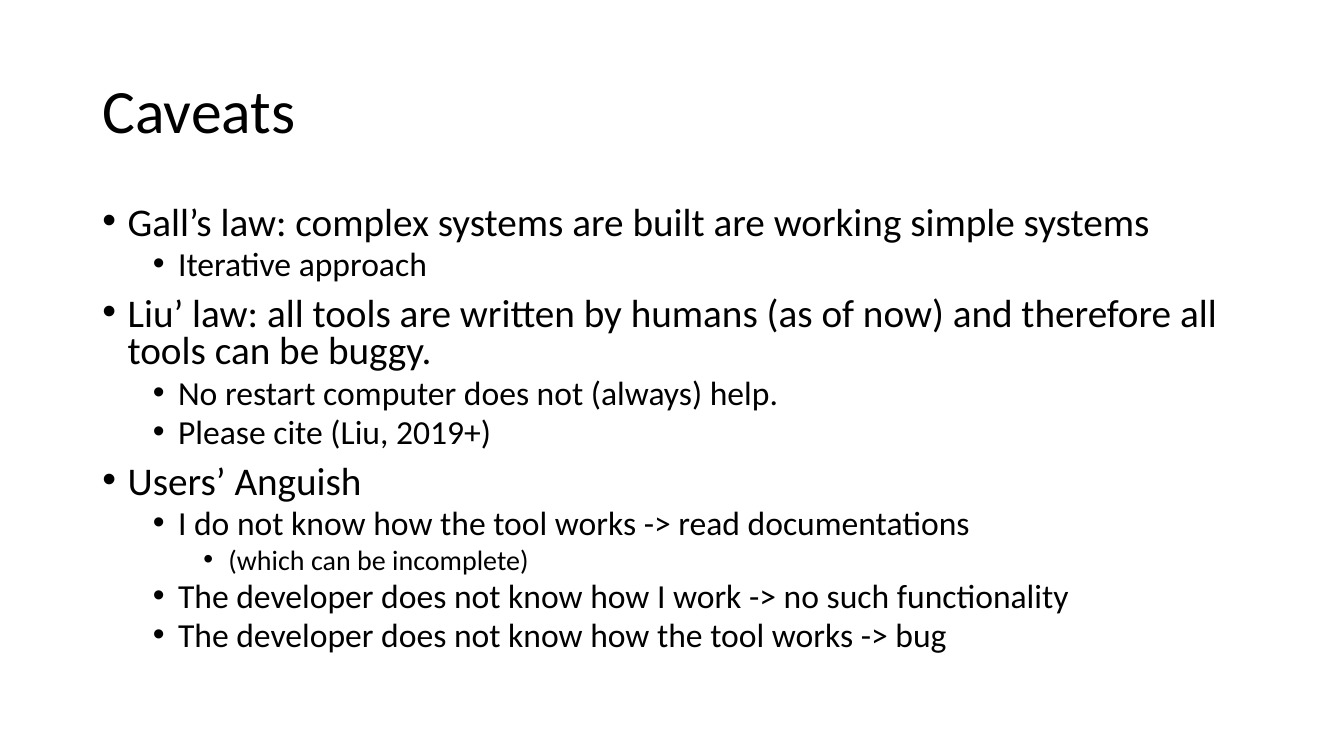
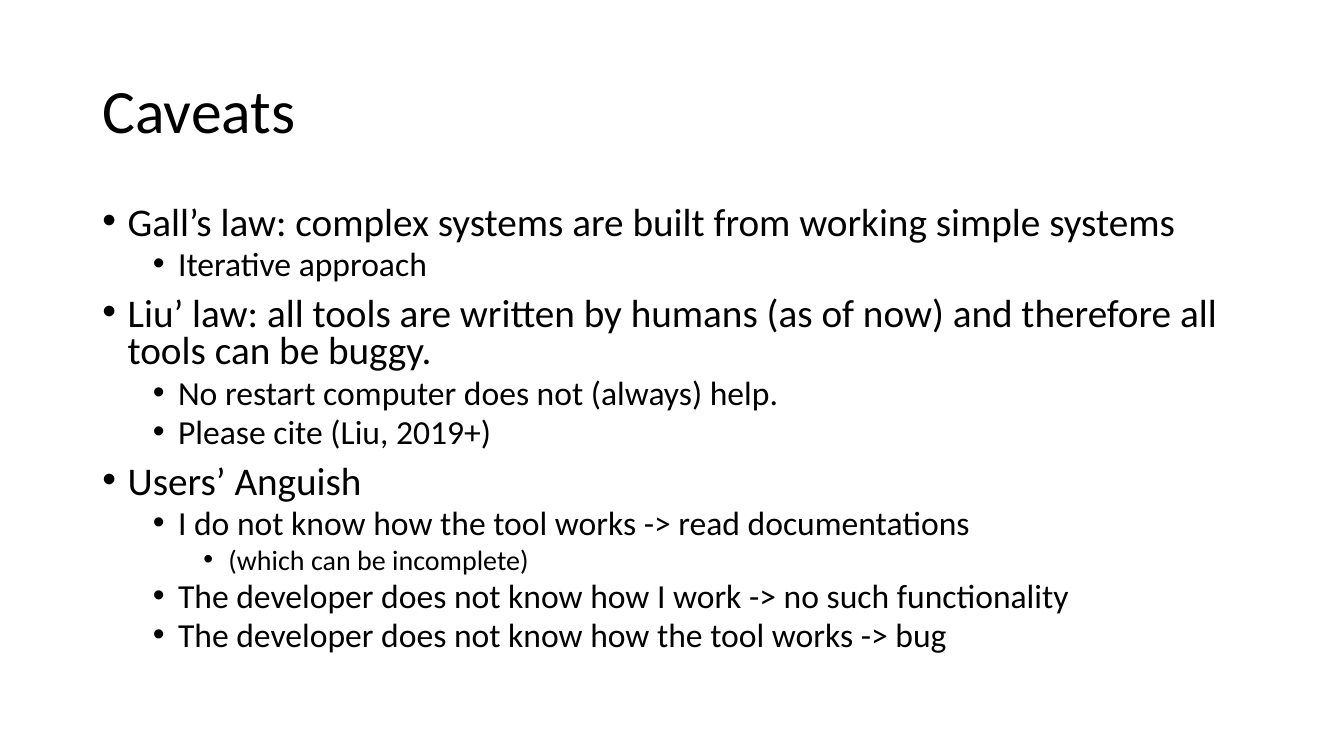
Before and after one commit to liutiming/snakemake-workshop, a slide deck: slide 13 of Snakemake x Targets TL.pptx (slide 12 before the commit). Drawn at 1344x756 pixels with LibreOffice and Linux fonts; fonts in the diff are those of the drawing. Boxes give left, top, right and bottom in pixels: in the first picture for what was removed or moved away, otherwise in the second. Text is boxed around its words. In the diff, an @@ line names an element or a change of style, - is before the commit and + after.

```diff
--- a/Snakemake x Targets TL.pptx
+++ b/Snakemake x Targets TL.pptx
@@ text at (128, 208, 1175, 243): text changed @@
-• Gall’s law: complex systems are built are working simple systems
+• Gall’s law: complex systems are built from working simple systems
```
Also in this commit, not shown: 3 other slides changed, 2 slides added.
